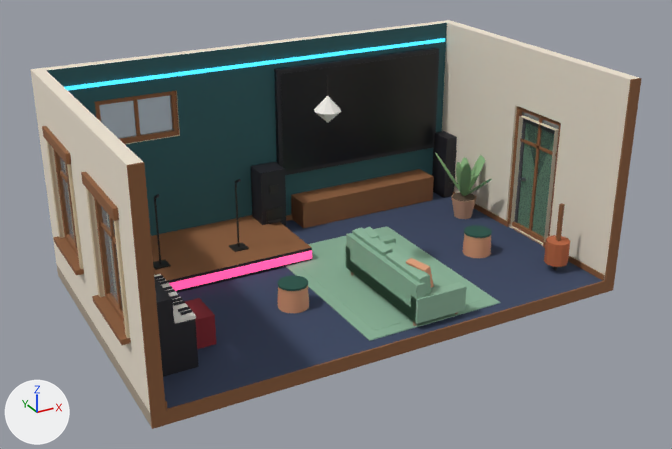
A saved change to the glTF model assets/map-karaoke.glb.
The view is the same before and after, from a 50 mm camera at (-2.74, -9.94, 7.05) aimed at (3.96, 2.24, 0.96). Arrows for +X, +Y and +Z are at lower left; the lights stay in place. The picture after the commit comes second. Where no turn or scale is listed for an object, it has been applied to the vertices. Vertices at exactly the same position are counted once.

In view in the first picture: 'Door_Entrance_Leaf', 'Floor_Slab', 'Karaoke_Deco', 'Karaoke_Stage', 'Living_Rug', 'Piano', 'Plant_Living', 'Pouf_2', 'Sofa', 'Speaker_L', 'Speaker_R', 'TV_Unit', 'Walls', 'Windows_Glass' and 2 more.
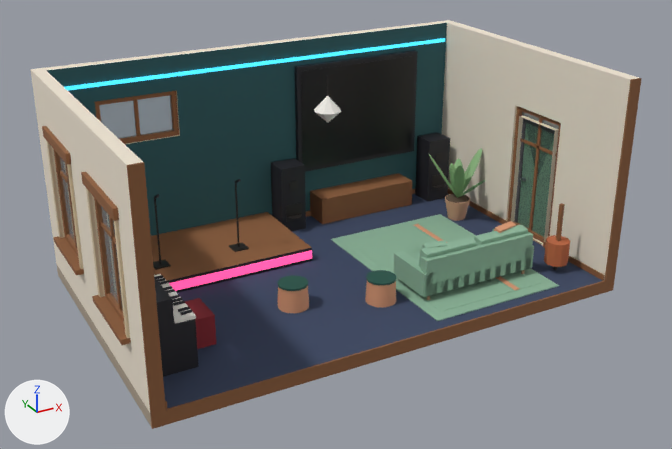
ob_p_sofa is not drawn itself; it is the parent of ob_sofa.

Boxes (x1, y1, x2, y2) around the edits, measured in the pictures (672 x 449 px; the box of a moved part takes in the faces that stretch with it):
'TV_Unit', reshaped (25% narrower): before (274, 47, 439, 228); after (294, 50, 418, 224)
'Living_Rug', moved: before (286, 226, 501, 341); after (331, 214, 559, 321)
'Sofa', moved, turned: before (345, 227, 466, 326); after (394, 221, 534, 300)
'Speaker_L', reshaped: before (251, 162, 286, 226); after (271, 158, 306, 231)
'Plant_Living', moved: before (435, 152, 492, 219); after (428, 148, 485, 221)
'Pouf_2', moved: before (462, 225, 492, 258); after (365, 270, 396, 308)
part 1 of me_tv_unit, moved or reshaped: before (281, 53, 436, 171); after (301, 56, 414, 168)
part 2 of me_tv_unit, moved or reshaped: before (291, 169, 434, 228); after (310, 173, 412, 224)
part 3 of me_tv_unit, rebuilt (25% narrower): before (274, 47, 439, 175); after (294, 50, 418, 172)
part 4 of me_speaker_l, moved or reshaped: before (251, 162, 286, 226); after (271, 158, 306, 231)
part 5 of me_speaker_l, moved or reshaped: before (266, 207, 283, 224); after (286, 203, 302, 222)
part 6 of me_speaker_l, moved or reshaped: before (269, 185, 278, 195); after (290, 181, 298, 191)
part 7 of me_speaker_l, moved or reshaped: before (268, 218, 283, 223); after (288, 214, 302, 219)

The edits, one by one:
me_tv_unit is used by ob_tv_unit; location (0.0, 0.0, 0.0).
me_tv_unit had 36 vertices, 36 faces and spanned x 4.12..7.58, y 4.3..4.8, z 0.0..2.95.
me_tv_unit now has 39 vertices, 36 faces and spans x 4.52..7.08, y 4.3..4.8, z 0.0..2.95.
me_tv_unit part 1: the loose piece of 8 vertices spanning x 4.2..7.5, y 4.69..4.7, z 1.03..2.87 is scaled about its middle by (0.727, 1, 1), then moved by (-0.05, 0.0, 0.0).
me_tv_unit part 2: the loose piece of 8 vertices spanning x 4.4..7.3, y 4.3..4.8, z 0.0..0.5 is scaled about its middle by (0.69, 1, 1), then moved by (-0.05, 0.0, 0.0).
me_tv_unit part 3: the loose piece of 8 vertices spanning x 4.12..7.58, y 4.7..4.8, z 0.95..2.95 is rebuilt with 11 vertices and now spans x 4.52..7.08, y 4.7..4.8, z 0.95..2.95.
Other edits to the shape of me_tv_unit do not show in these pictures.
me_speaker_l is used by ob_speaker_l; location (0.0, 0.0, 0.0).
me_speaker_l had 52 vertices, 80 faces and spanned x 3.56..4.04, y 4.125..4.72, z -0.003..1.25.
me_speaker_l now has 52 vertices, 80 faces and spans x 3.96..4.44, y 4.125..4.72, z -0.002..1.25.
me_speaker_l part 4: the loose piece of 8 vertices spanning x 3.56..4.04, y 4.28..4.72, z 0.0..1.25 is moved by (0.4, 0.0, 0.0).
me_speaker_l part 5: the loose piece of 8 vertices spanning x 3.64..3.96, y 4.265..4.275, z 0.215..0.535 is moved by (0.4, 0.0, 0.0).
me_speaker_l part 6: the loose piece of 8 vertices spanning x 3.72..3.88, y 4.265..4.275, z 0.82..0.98 is moved by (0.4, 0.0, 0.0).
me_speaker_l part 7: the loose piece of 24 vertices spanning x 3.65..3.95, y 4.125..4.425, z 0.312..0.313 is moved by (0.4, 0.0, 0.0).
Other edits to the shape of me_speaker_l do not show in these pictures.
Object 'P_Sofa' (ob_p_sofa) moves from (-1.32, -1.0, 0.003) to (8.0, -4.72, 0.003).
Object 'P_Sofa' (ob_p_sofa) turns from (0, 0, 0) to (0, 0, 90) degrees about x, y and z.
Object 'Pouf_2' (ob_pouf_2) moves from (6.6, 1.9, 0.0) to (4.2, 1.2, 0.0).
Object 'Living_Rug' (ob_living_rug) moves from (4.6, 1.9, 0.0) to (5.8, 1.9, 0.0).
Object 'Plant_Living' (ob_plant_living) moves from (7.35, 3.35, 0.0) to (7.2, 3.35, 0.0).
